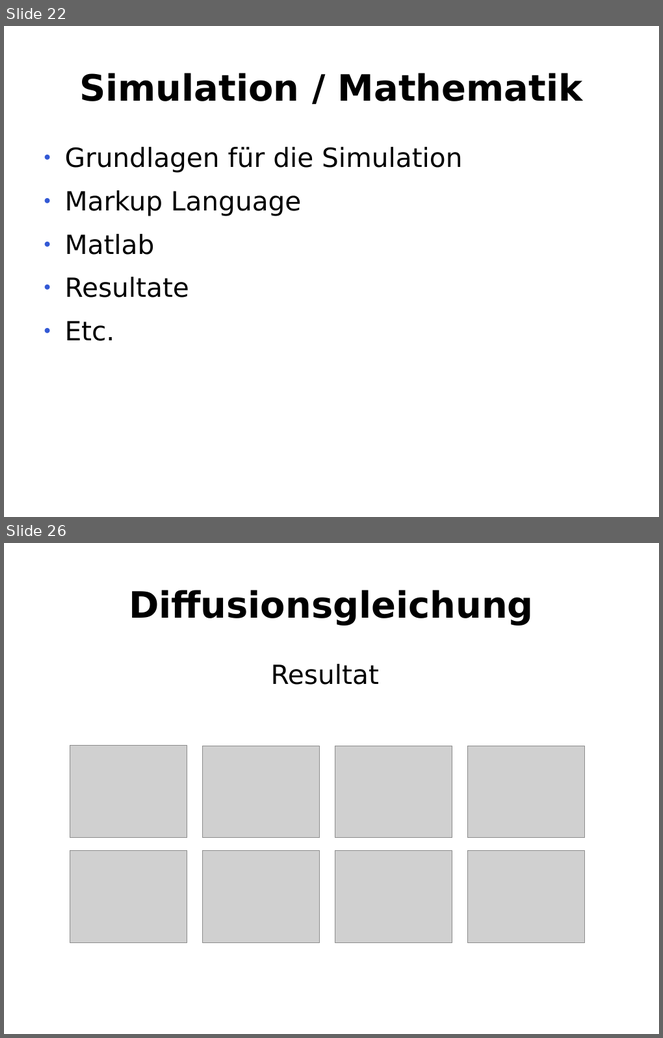
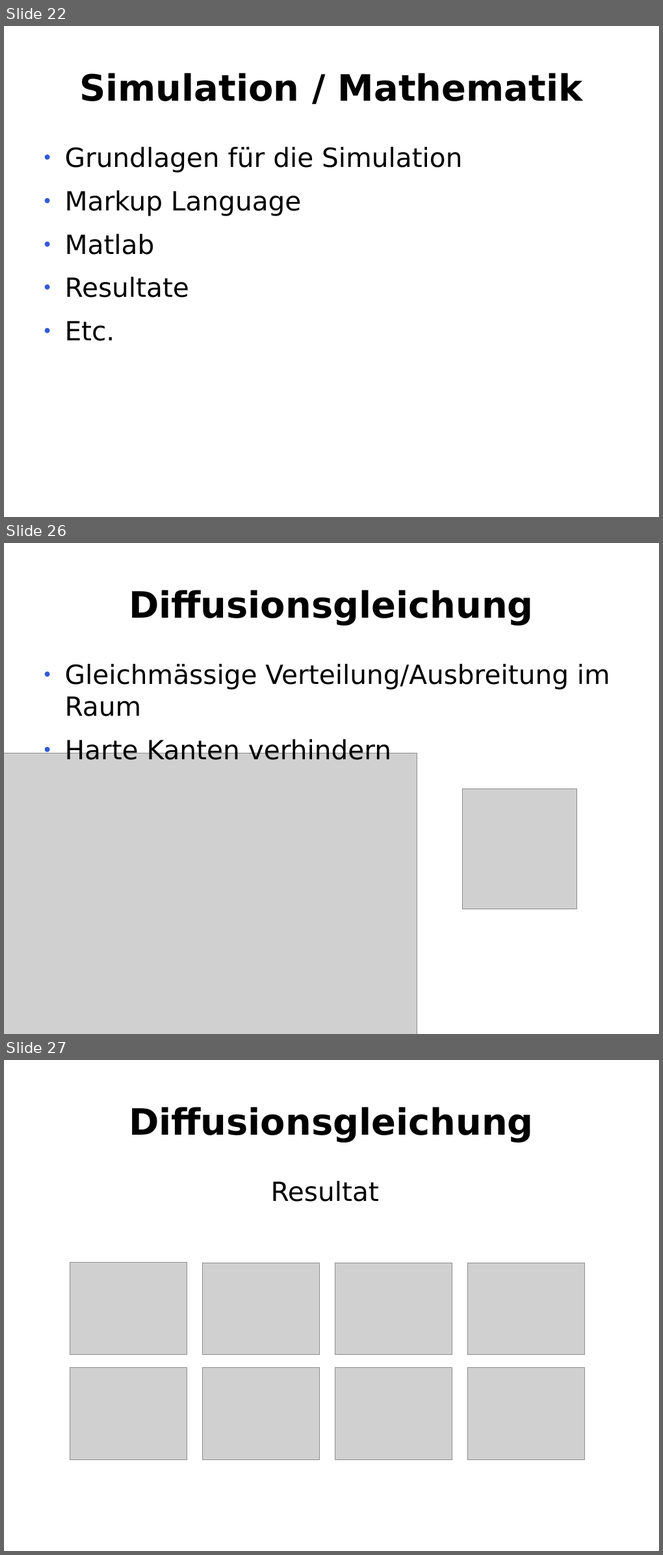
Before and after one commit to te-bachi/SimulationDoc, a slide deck: präsentation/Präsentation_bachi.odp. Shown one above the other, each under a label of ours: slides 22 and 26 before the commit, slides 22, 26 and 27 after it; the slides between them are not shown. The pictures are 663x1038 and 663x1555 pixels, drawn with LibreOffice and Linux fonts; fonts in the diff are those of the drawing; grey boxes stand for pictures. Boxes give left, top, right and bottom in pixels: in the first picture for what was removed or moved away, otherwise in the second. Text is boxed around its words. In the diff, an @@ line names an element or a change of style, - is before the commit and + after.

```diff
--- a/präsentation/Präsentation_bachi.odp
+++ b/präsentation/Präsentation_bachi.odp
@@ slide 26 added at (4, 543, 659, 1034), background #FFFFFF @@
@@ title added at (129, 590, 534, 626), 44 pt, text #000000, bold @@
+Diffusionsgleichung
@@ text added at (65, 664, 610, 760), 32 pt, text #000000 @@
+● Gleichmässige Verteilung/Ausbreitung im Raum
+● Harte Kanten verhindern
@@ picture added at (4, 754, 417, 1034) @@
@@ picture added at (463, 789, 578, 909) @@
@@ what was slide 26 is now slide 27 @@
```
Also in this commit, not shown: 2 slides changed, 1 other slide added, 1 slide removed.
